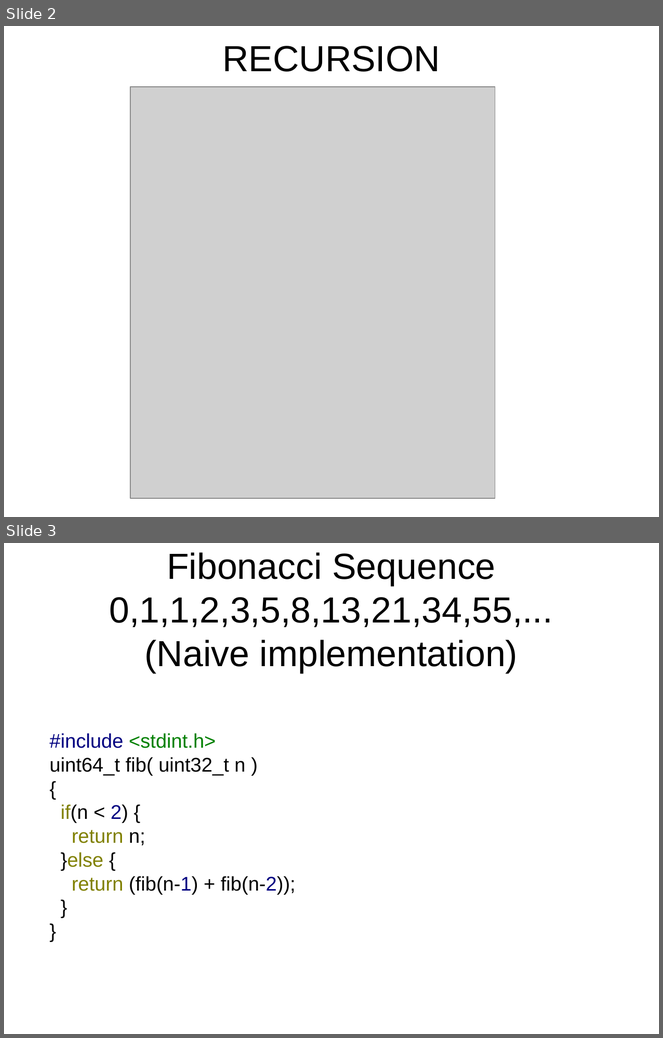
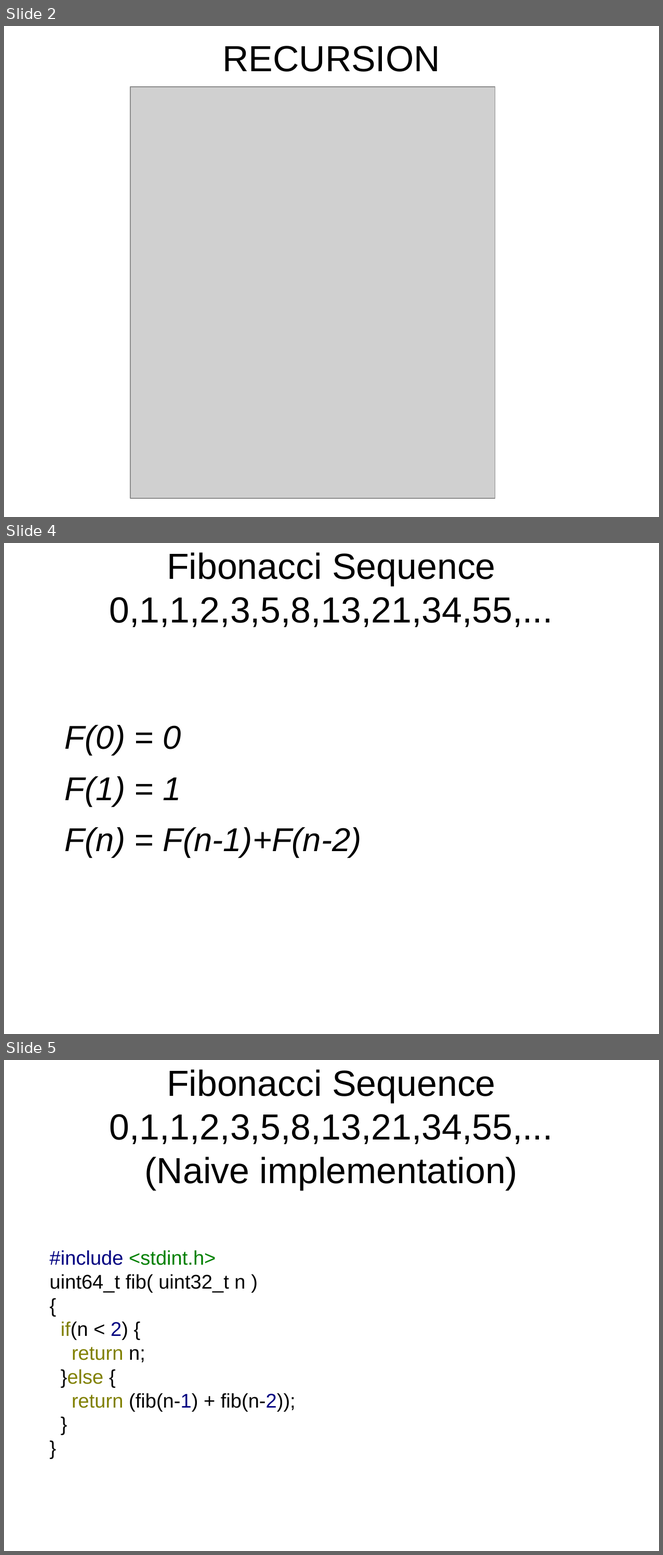
Before and after one commit to philtomson/TCO_in_gcc_talk, a slide deck: TCO_in_gcc.odp. Shown one above the other, each under a label of ours: slides 2 and 3 before the commit, slides 2, 4 and 5 after it; the slides between them are not shown. The pictures are 663x1038 and 663x1555 pixels, drawn with LibreOffice and Linux fonts; fonts in the diff are those of the drawing; grey boxes stand for pictures. Boxes give left, top, right and bottom in pixels: in the first picture for what was removed or moved away, otherwise in the second. Text is boxed around its words. In the diff, an @@ line names an element or a change of style, - is before the commit and + after.

```diff
--- a/TCO_in_gcc.odp
+++ b/TCO_in_gcc.odp
@@ slide 4 added at [4, 543, 659, 1034], background #FFFFFF @@
@@ title added at [109, 552, 553, 627], 44 pt, text #000000 @@
+Fibonacci Sequence
+0,1,1,2,3,5,8,13,21,34,55,...
@@ text added at [65, 725, 361, 858], 40 pt, text #000000, italic @@
+F(0) = 0
+F(1) = 1
+F(n) = F(n-1)+F(n-2)
@@ what was slide 3 is now slide 5 @@
```
Also in this commit, not shown: 1 slide changed, 3 other slides added, 3 other files.
